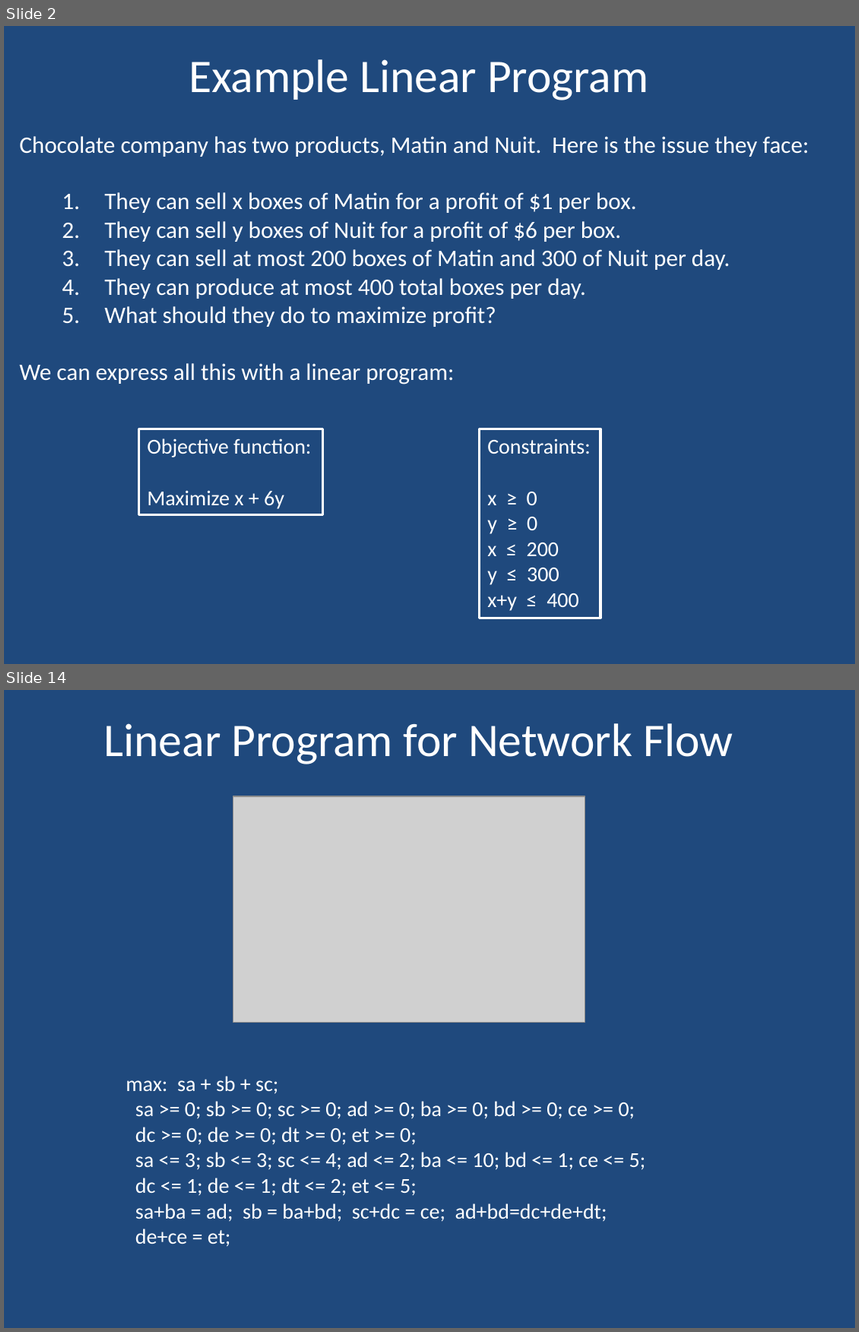
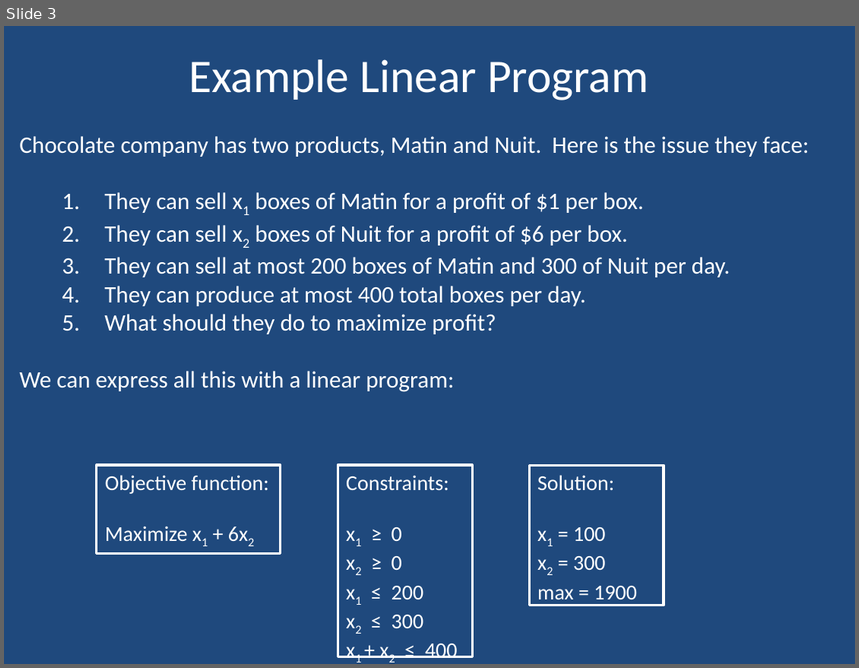
Before and after one commit to dustycodes/Algorithms-UofU, a slide deck: lectures/CS 4150 Linear Programming.pptx. Shown one above the other, each under a label of ours: slides 2 and 14 before the commit, slide 3 after it; the slides between them are not shown. The pictures are 859x1332 and 859x668 pixels, drawn with LibreOffice and Linux fonts; fonts in the diff are those of the drawing; grey boxes stand for pictures. Boxes give left, top, right and bottom in pixels: in the first picture for what was removed or moved away, otherwise in the second. Text is boxed around its words. In the diff, an @@ line names an element or a change of style, - is before the commit and + after.

```diff
--- a/lectures/CS 4150 Linear Programming.pptx
+++ b/lectures/CS 4150 Linear Programming.pptx
@@ slide 14 removed at [4,690,855,1328], background #1F497D @@
@@ title removed at [104,723,734,764] @@
-Linear Program for Network Flow
@@ picture removed at [233,796,585,1023] @@
@@ text removed at [126,1076,646,1247] @@
-max: sa + sb + sc;
-sa >= 0; sb >= 0; sc >= 0; ad >= 0; ba >= 0; bd >= 0; ce >= 0;
-dc >= 0; de >= 0; dt >= 0; et >= 0;
-sa <= 3; sb <= 3; sc <= 4; ad <= 2; ba <= 10; bd <= 1; ce <= 5;
-dc <= 1; de <= 1; dt <= 2; et <= 5;
-sa+ba = ad; sb = ba+bd; sc+dc = ce; ad+bd=dc+de+dt;
-de+ce = et;
@@ what was slide 2 is now slide 3 @@
@@ slide 3 changed as well @@
@@ text at [104,192,644,246]: text changed @@
-  1. They can sell x boxes of Matin for a profit of $1 per box.
-  2. They can sell y boxes of Nuit for a profit of $6 per box.
+  1. They can sell x1 boxes of Matin for a profit of $1 per box.
+  2. They can sell x2 boxes of Nuit for a profit of $6 per box.
@@ rectangle "Objective function:": place and size @@
-rectangle "Objective function:" at [139,430,322,515]
+rectangle "Objective function:" at [97,465,281,553]
@@ rectangle "Constraints:": place and size @@
-rectangle "Constraints:" at [479,430,601,619]
+rectangle "Constraints:" at [338,465,472,658]
@@ rectangle added at [529,465,664,606], outline #FFFFFF 2 pt, 18 pt, text #FFFFFF @@
+Solution:
+x1 = 100
+x2 = 300
+max = 1900
@@ text in rectangle at [105,527,188,541]: text changed @@
-Maximize x + 6y
+Maximize x1 + 6x2
@@ text in rectangle at [392,528,458,658]: text changed @@
-x ≥ 0
-y ≥ 0
-x ≤ 200
-y ≤ 300
-x+y ≤ 400
+x1 ≥ 0
+x2 ≥ 0
+x1 ≤ 200
+x2 ≤ 300
+x1 + x2 ≤ 400
```
Also in this commit, not shown: 1 other slide changed, 12 slides added, 11 other slides removed, 12 other files.
